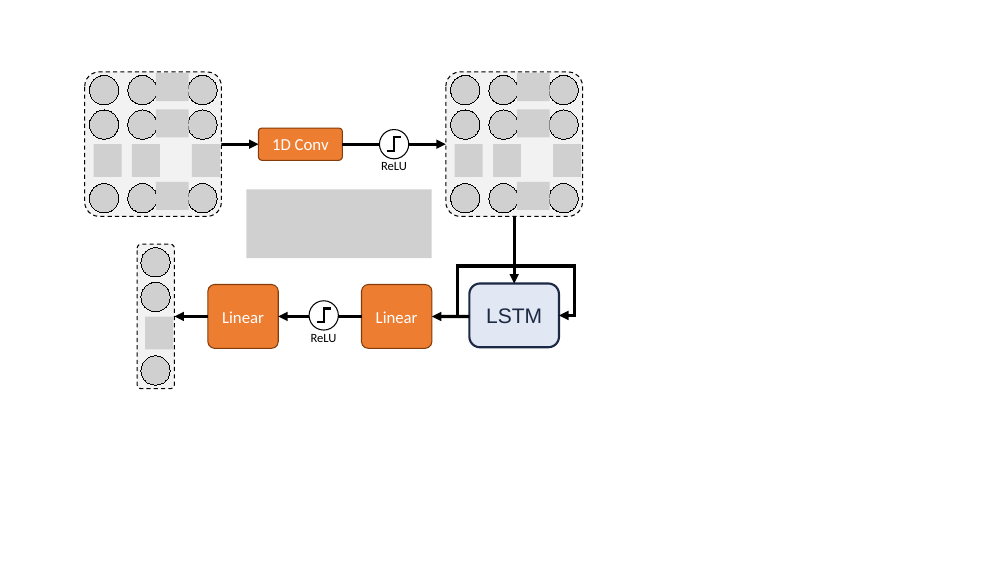
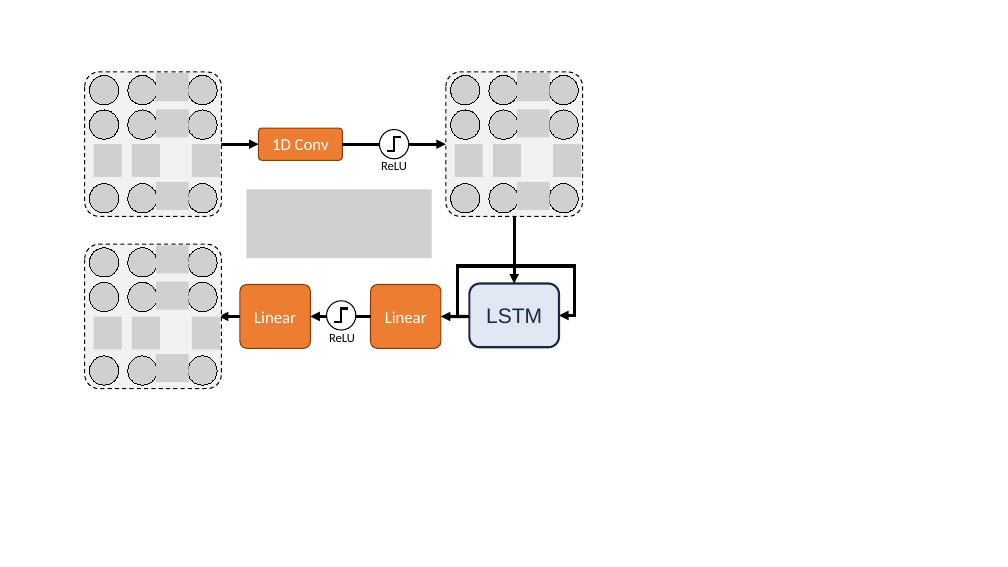
Before and after one commit to JorisRoels/deep-learning-biology, a slide deck: slide 1 of exercises/figures.pptx. Drawn at 1008x567 pixels with LibreOffice and Linux fonts; fonts in the diff are those of the drawing; grey boxes stand for pictures. Boxes give left, top, right and bottom in pixels: in the first picture for what was removed or moved away, otherwise in the second. Text is boxed around its words. In the diff, an @@ line names an element or a change of style, - is before the commit and + after.

```diff
--- a/exercises/figures.pptx
+++ b/exercises/figures.pptx
@@ rounded rectangle: place and size @@
-rounded rectangle at (137,244,174,389)
+rounded rectangle at (85,244,222,389)
@@ picture removed at (141,248,170,278) @@
@@ group added at (89,246,220,386): 14 pictures @@
@@ picture removed at (141,282,170,312) @@
@@ rounded rectangle "Linear": place and size @@
-rounded rectangle "Linear" at (208,284,278,348)
+rounded rectangle "Linear" at (240,284,310,348)
@@ rounded rectangle "Linear": place and size @@
-rounded rectangle "Linear" at (361,284,432,348)
+rounded rectangle "Linear" at (371,284,441,348)
@@ picture: place and size @@
-picture at (145,317,173,349)
+picture at (132,317,160,349)
@@ arrow moved from (208, 317) - (175, 317) to (240, 317) - (219, 317) @@
@@ arrow moved from (361, 317) - (278, 317) to (371, 317) - (311, 317) @@
@@ text "ReLU": place and size @@
-text "ReLU" at (311,334,337,342)
+text "ReLU" at (329,334,355,342)
@@ ellipse: place and size @@
-ellipse at (309,301,339,330)
+ellipse at (327,301,356,330)
@@ elbow line moved from (317, 322) - (330, 309) to (334, 322) - (349, 309) @@
@@ arrow moved from (470, 317) - (432, 317) to (467, 317) - (441, 317) @@
@@ picture removed at (141,356,170,386) @@
```
Also in this commit, not shown: 2 other files.
